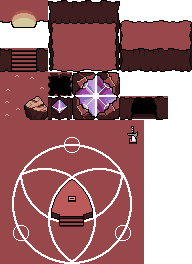
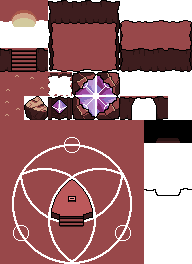
Two versions of the same layered image (192px x 264px). Layer-by-layer changes:
painted on "Layer 1" over [131, 98, 157, 119]
removed layer "Sword inStone" over [127, 126, 138, 144]
added layer "Layer 2" above "Shrine w/0sword" over [144, 120, 192, 143]
painted on "Floorvar" over [24, 96, 48, 120]
painted on "Hole" over [48, 76, 72, 96]
painted on "Entrance" over [0, 20, 192, 196]
